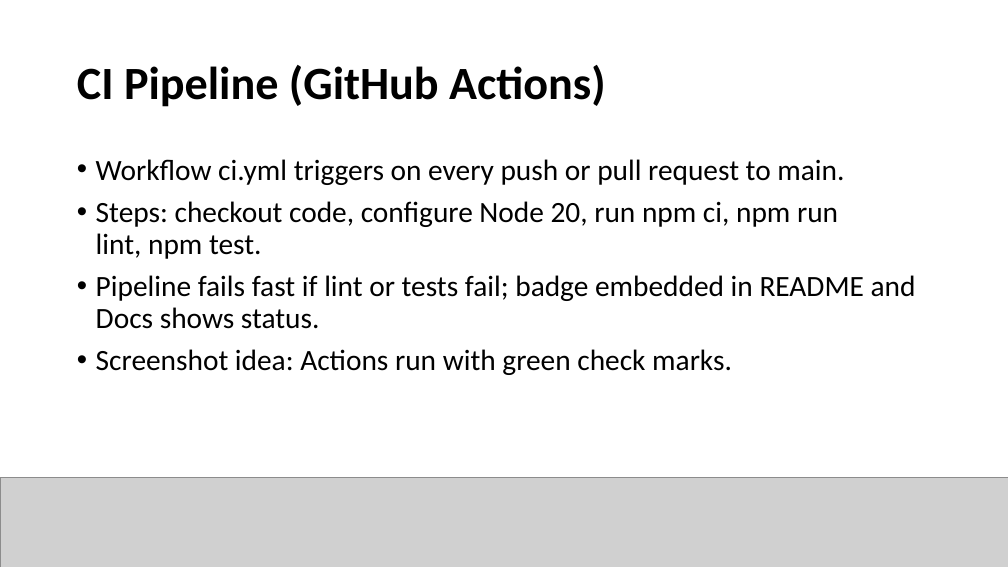
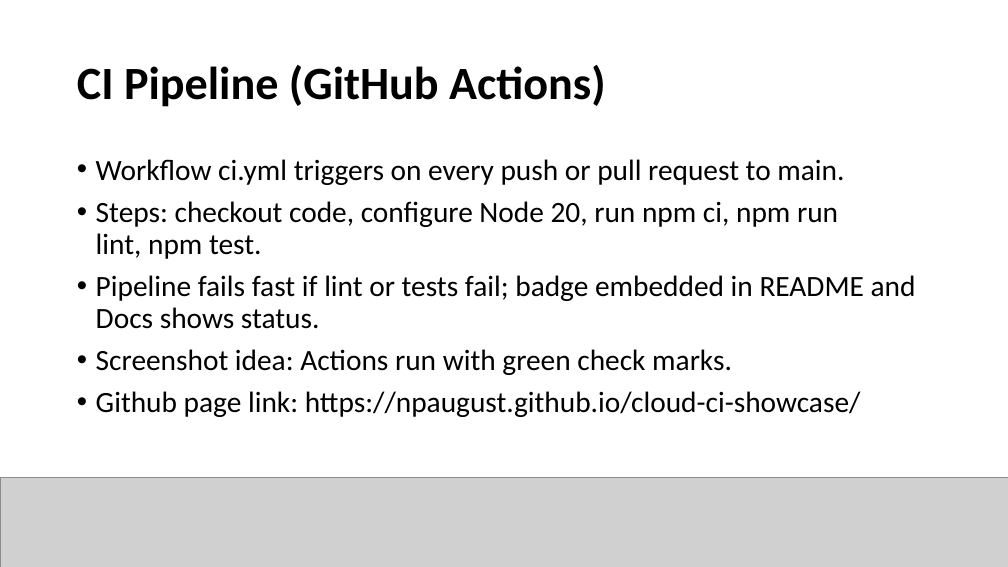
Before and after one commit to NPaugust/cloud-ci-showcase, a slide deck: slide 5 of Cloud Computing.pptx. Drawn at 1008x567 pixels with LibreOffice and Linux fonts; fonts in the diff are those of the drawing; grey boxes stand for pictures. Boxes give left, top, right and bottom in pixels: in the first picture for what was removed or moved away, otherwise in the second. Text is boxed around its words. In the diff, an @@ line names an element or a change of style, - is before the commit and + after.

Commit message:
Update: Presentation

```diff
--- a/Cloud Computing.pptx
+++ b/Cloud Computing.pptx
@@ text at bbox=[96, 391, 861, 417]: paragraph added @@
+• Github page link: https://npaugust.github.io/cloud-ci-showcase/
```
Also in this commit, not shown: 1 other slide changed, 7 slides added, 1 slide removed.
